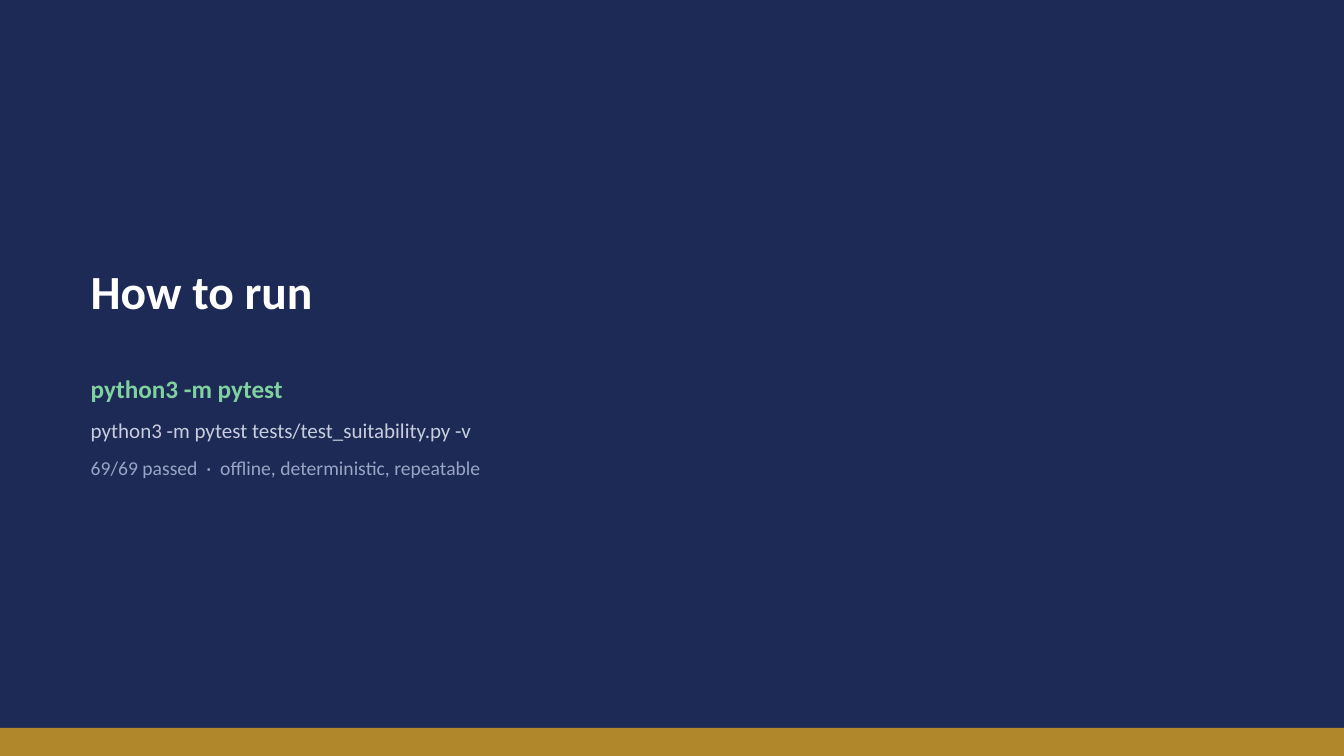
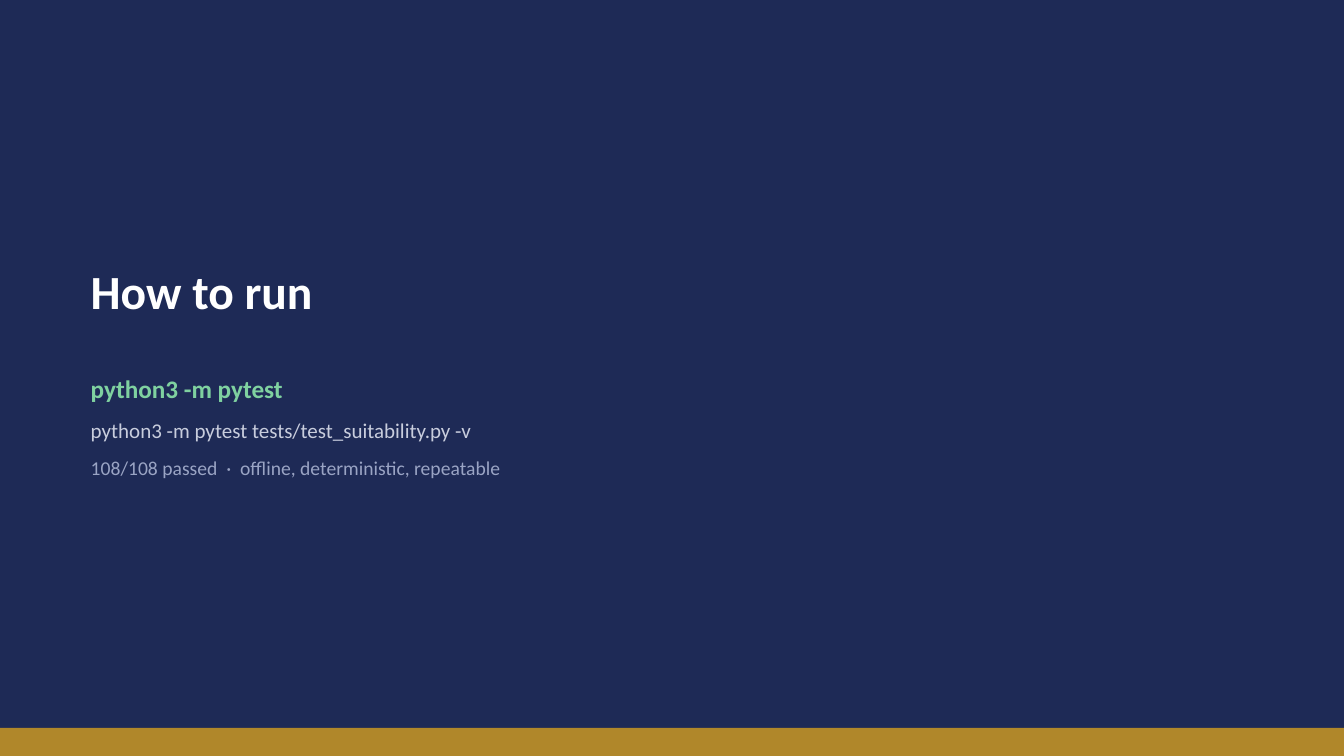
Before and after one commit to desmond108/family-office-copilot, a slide deck: slide 11 of Meridian_Copilot_Test_Report_v10.pptx (slide 10 before the commit). Drawn at 1344x756 pixels with LibreOffice and Linux fonts; fonts in the diff are those of the drawing. Boxes give left, top, right and bottom in pixels: in the first picture for what was removed or moved away, otherwise in the second. Text is boxed around its words. In the diff, an @@ line names an element or a change of style, - is before the commit and + after.

```diff
--- a/Meridian_Copilot_Test_Report_v10.pptx
+++ b/Meridian_Copilot_Test_Report_v10.pptx
@@ text at <box>91,461,500,478</box>: text changed @@
-69/69 passed · offline, deterministic, repeatable
+108/108 passed · offline, deterministic, repeatable
```
Also in this commit, not shown: 2 other slides changed, 1 slide added, 6 other files.
